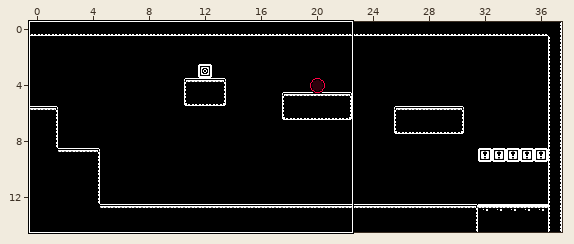
Two states of a LDtk project, source/Levels/World.ldtk. The picture above shows the old version from afar; the outline marks the close-up.
Close-up. Before the commit:
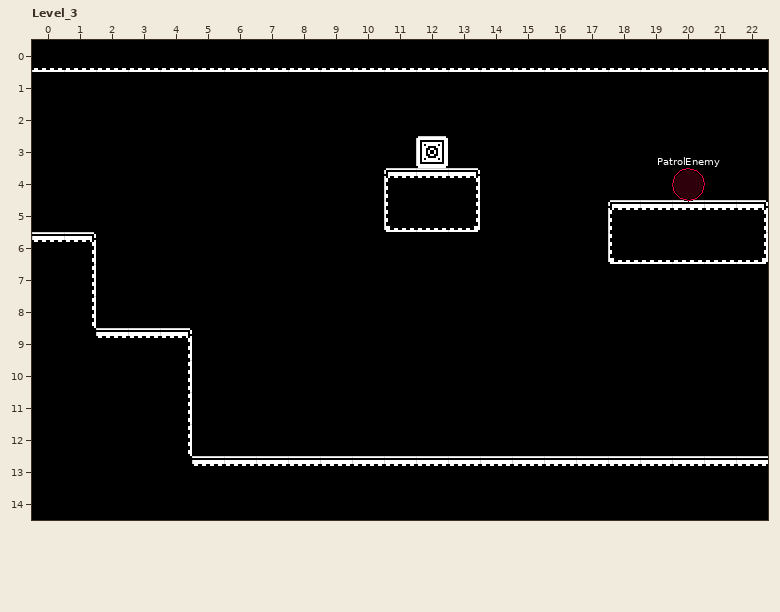
Cells are 16x16 px. Shown: Level_3 x 0..22, y 0..14.
Now the later version:
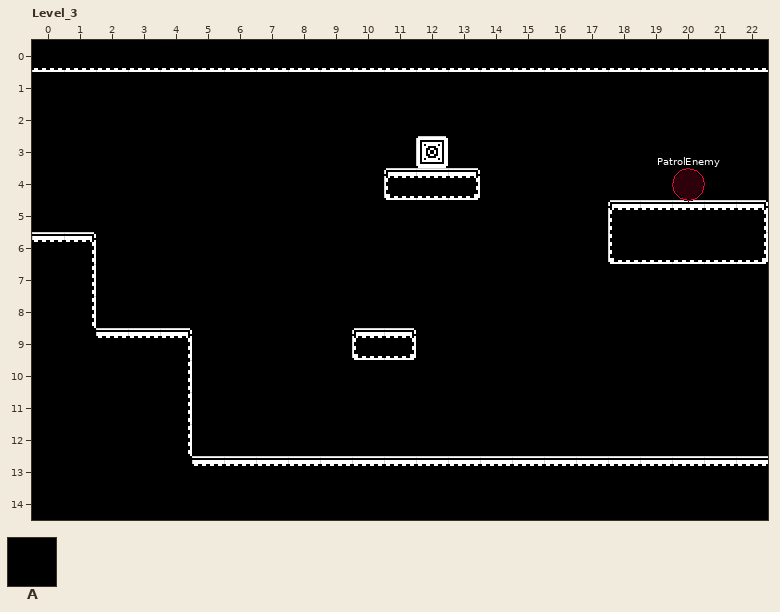
Key: from "Walls": A 1 "solid".
_ is an empty cell.
Difference:
Layer "Walls":
y 5: x 11..13 AAA -> ___
y 9: x 10..11 __ -> AA
